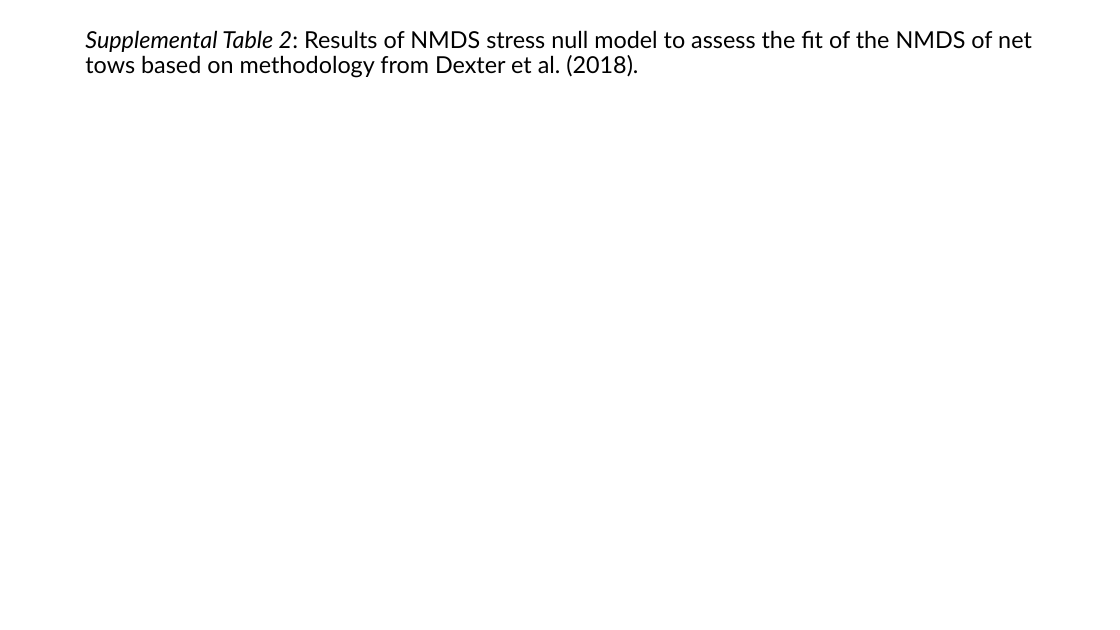
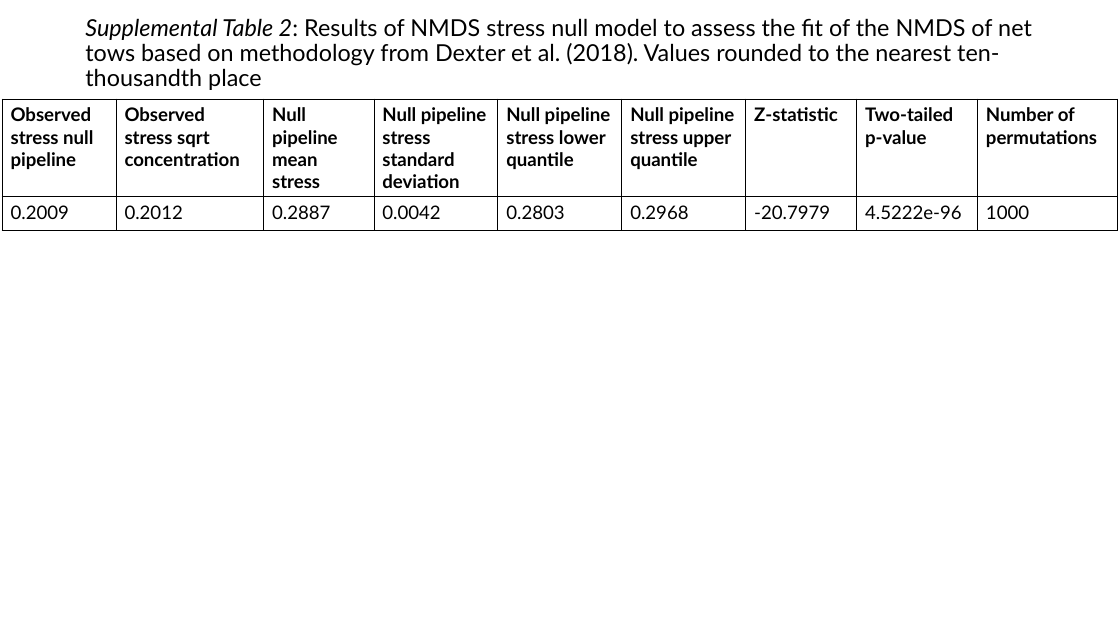
Before and after one commit to LukeABobay/larval-fish-community-analysis, a slide deck: slide 22 of Project Figures and Tables in order.pptx. Drawn at 1120x630 pixels with LibreOffice and Linux fonts; fonts in the diff are those of the drawing. Boxes give left, top, right and bottom in pixels: in the first picture for what was removed or moved away, otherwise in the second. Text is boxed around its words. In the diff, an @@ line names an element or a change of style, - is before the commit and + after.

Commit message:
Update powerpoint with figures and tables

```diff
--- a/Project Figures and Tables in order.pptx
+++ b/Project Figures and Tables in order.pptx
@@ title at bbox=[85, 18, 1032, 90]: text changed @@
-Supplemental Table 2: Results of NMDS stress null model to assess the fit of the NMDS of net tows based on methodology from Dexter et al. (2018).
+Supplemental Table 2: Results of NMDS stress null model to assess the fit of the NMDS of net tows based on methodology from Dexter et al. (2018). Values rounded to the nearest ten-thousandth place
@@ table added at bbox=[3, 99, 1120, 254], 2 rows, 9 columns @@
+Observed stress null pipeline | Observed stress sqrt concentration | Null pipeline mean stress | Null pipeline stress standard deviation | Null pipeline stress lower quantile | Null pipeline stress upper quantile | Z-statistic | Two-tailed p-value | Number of permutations
+0.2009 | 0.2012 | 0.2887 | 0.0042 | 0.2803 | 0.2968 | -20.7979 | 4.5222e-96 | 1000
```
Also in this commit, not shown: 12 other slides changed, 4 slides added.
